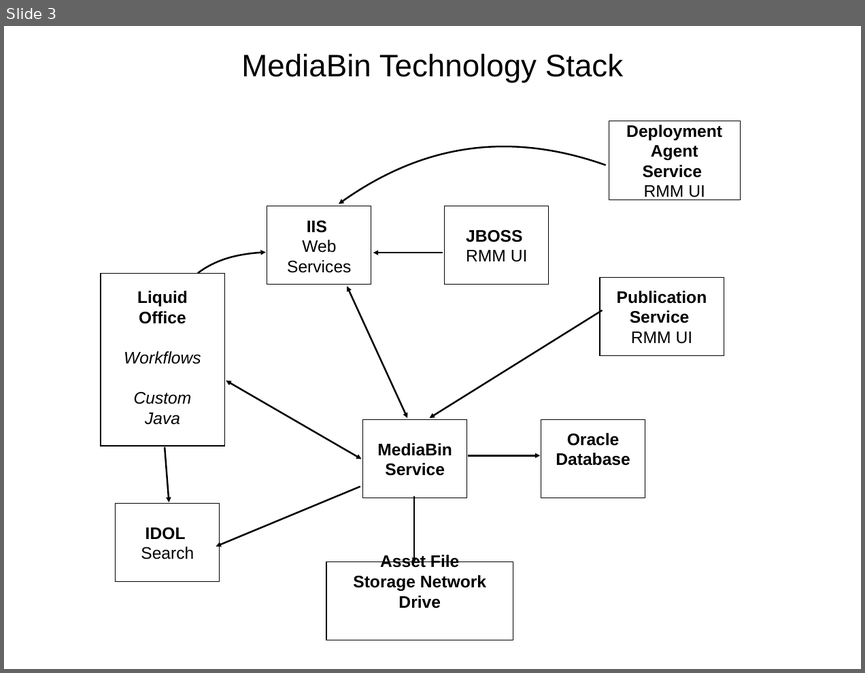
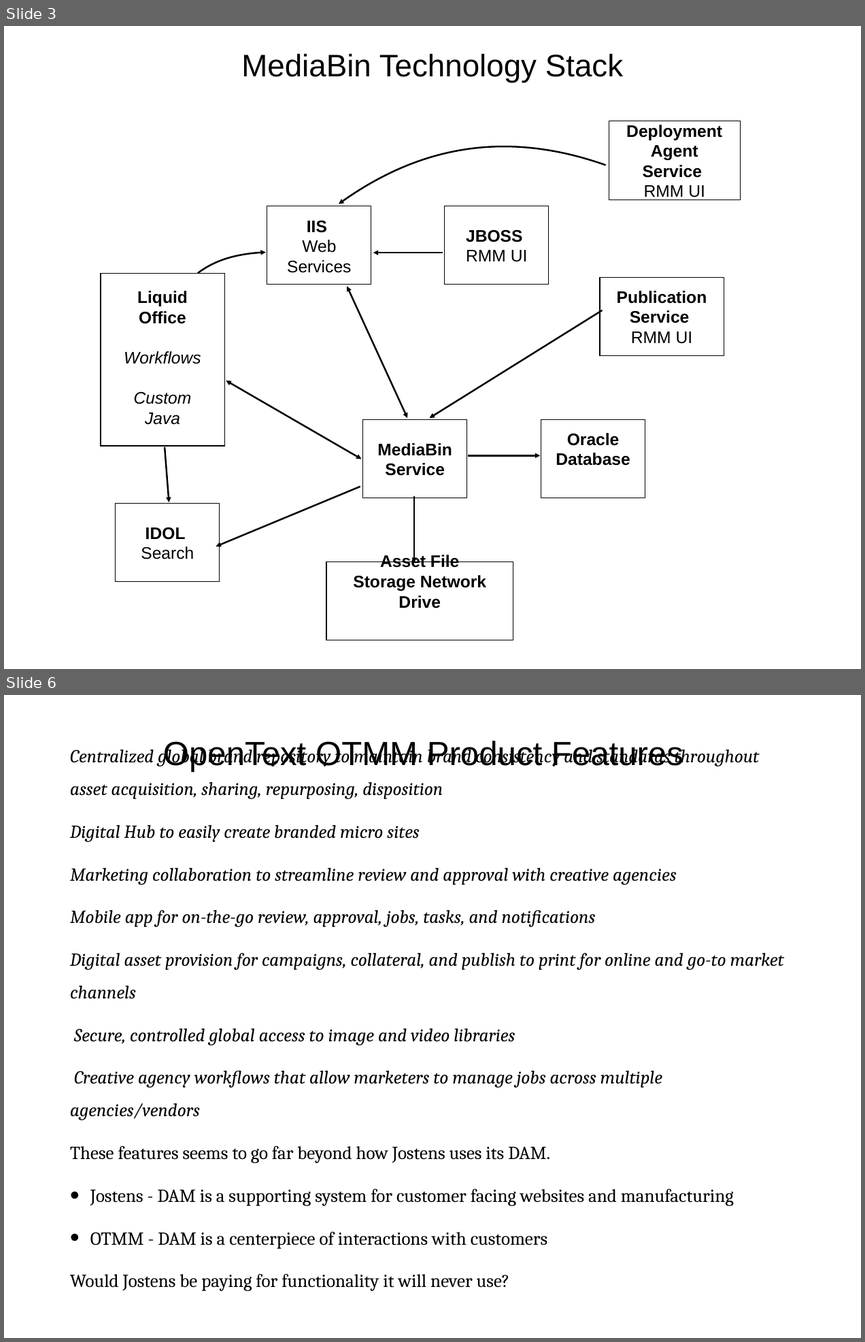
Before and after one commit to wshromoff/SOL, a slide deck: Files/Metadata_Groupings/Tables.pptx. Shown one above the other, each under a label of ours: slide 3 before the commit, slides 3 and 6 after it; the slides between them are not shown. The pictures are 865x673 and 865x1342 pixels, drawn with LibreOffice and Linux fonts; fonts in the diff are those of the drawing. Boxes give left, top, right and bottom in pixels: in the first picture for what was removed or moved away, otherwise in the second. Text is boxed around its words. In the diff, an @@ line names an element or a change of style, - is before the commit and + after.

```diff
--- a/Files/Metadata_Groupings/Tables.pptx
+++ b/Files/Metadata_Groupings/Tables.pptx
@@ slide 6 added at (4, 695, 861, 1338), background #FFFFFF @@
@@ text added at (70, 745, 784, 1291), 22 pt, text #000000, italic @@
+Centralized global brand repository to maintain brand consistency and standards throughout asset acquisition, sharing, repurposing, disposition
+Digital Hub to easily create branded micro sites
+Marketing collaboration to streamline review and approval with creative agencies
+Mobile app for on-the-go review, approval, jobs, tasks, and notifications
+Digital asset provision for campaigns, collateral, and publish to print for online and go-to market channels
+Secure, controlled global access to image and video libraries
+Creative agency workflows that allow marketers to manage jobs across multiple agencies/vendors
+These features seems to go far beyond how Jostens uses its DAM.
+• Jostens - DAM is a supporting system for customer facing websites and manufacturing
+• OTMM - DAM is a centerpiece of interactions with customers
+Would Jostens be paying for functionality it will never use?
@@ title added at (163, 741, 683, 772), 40 pt, text #000000 @@
+OpenText OTMM Product Features
```
Also in this commit, not shown: 2 slides changed, 7 other slides added, 1 other file.
